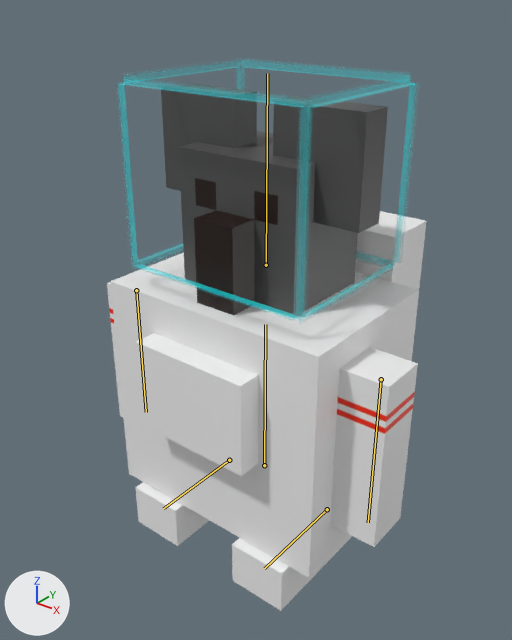
Two versions of the Blender file project/GameResources/Models/ParentKoala/ParentKoala.blend, one commit apart.
The view is the same before and after, from a camera (50 mm lens) standing at (1.133, -1.461, 1.092) and looking at (-0.012, -0.031, 0.205). Arrows for +X, +Y and +Z are at lower left; the lights stay in place. The bones that bend it are drawn over the model as lines.

In view in the first picture: 'Arm'.
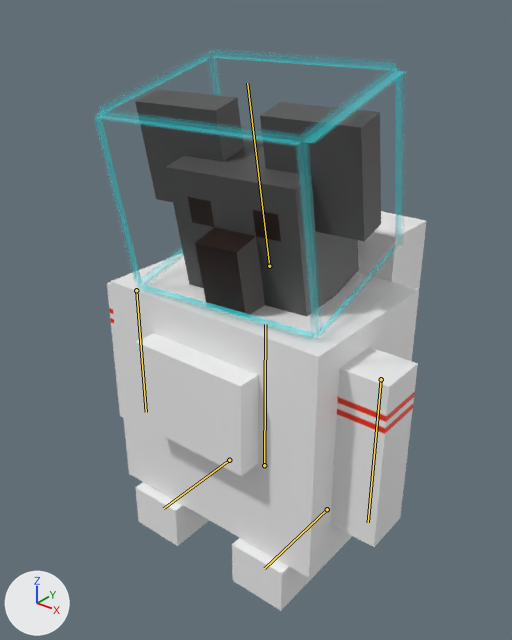
The newer file adds an action. The first version stands in its rest pose; the second is drawn at frame 1 of the action 'アーマチュア'.

Where the change shows, as pixel boxes (x1, y1, x2, y2) in the pictures (512 x 640 px):
'Arm', posed
    before: (107, 83, 426, 611)
    after: (107, 89, 426, 611)
bone 'ボーン.005', root to tip
    before: (266, 265) to (267, 73)
    after: (269, 266) to (247, 83)

What changed in the scene script:
```text
Change bone_ボーン_005:
    where bone_ボーン_005 = bpy.data.objects['アーマチュア'].pose.bones['ボーン.005']
    bone_ボーン_005.location: (0.0, 0.0, 0.0) -> (0.013, 0.0, 0.0)
    bone_ボーン_005.rotation_quaternion: (1.0, 0.0, 0.0, 0.0) -> (0.993, 0.102, 0.044, -0.004)  # degrees (0, 0, 0) -> degrees (12, 5, 0)
```
